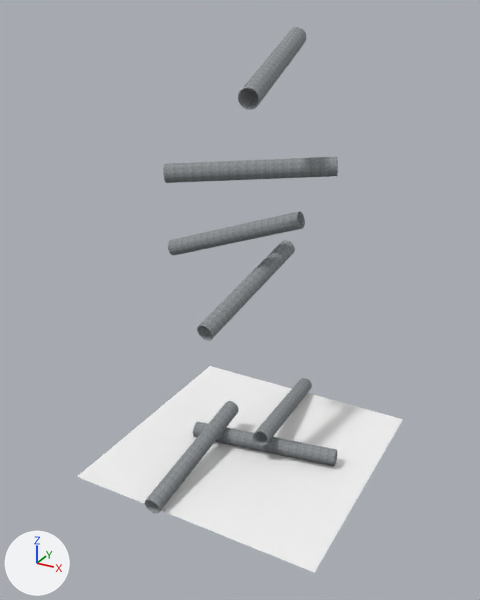
What one commit did to the glTF model nordstream3-exp.glb.
Both versions are drawn from a camera (50 mm lens) standing at (15.8, -34.7, 33.4) and looking at (-5.8, 4.6, 13.8). Every picture has the same lights, and +X, +Y and +Z are marked at lower left. Both versions are drawn at frame 119 of the action 'Action.001'; the numbers are the values there.

Objects in the first picture: 'Plane', 'ring beton.001', 'ring beton.002', 'ring beton.003', 'ring beton.004', 'ring beton.005', 'ring beton.006', 'ring beton.007'.
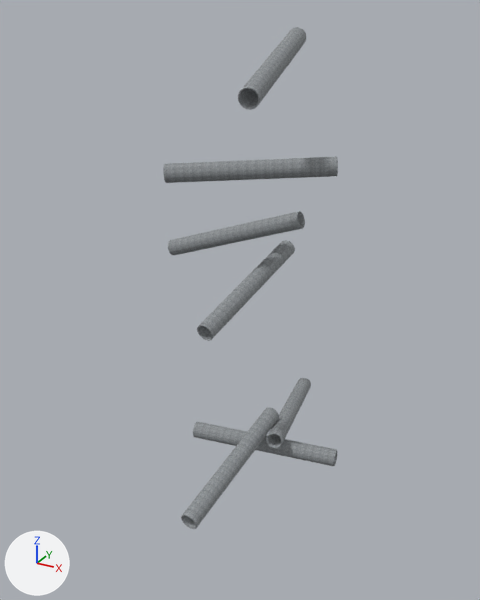
Pixel boxes [x1, y1, x2, y2] of what changed, in the pictures (480 x 600 px):
'Plane', deleted: before [77, 366, 403, 573]
'ring beton.002', moved, turned: before [145, 401, 239, 513]; after [181, 407, 279, 529]
'ring beton.001', moved, turned: before [253, 378, 312, 446]; after [266, 378, 311, 449]

Diff of the bpy script that builds the scene:
```diff
--- a/nordstream3-exp.glb.py
+++ b/nordstream3-exp.glb.py
@@ ob_plane @@
-ob_plane = bpy.data.objects.new('Plane', me_plane)
-ob_plane.location = (-5.56, 6.02, 0.0)
-ob_plane.scale = (10.0, 10.0, 6.04)
@@ ob_ring_beton_001 @@
 ob_ring_beton_001 = bpy.data.objects.new('ring beton.001', me_circle_001)
-ob_ring_beton_001.location = (-4.53, 10.41, 1.44)
-ob_ring_beton_001.rotation_euler = (1.344, 0.924, -0.0757)  # degrees (77, 53, -4.3)
+ob_ring_beton_001.location = (-4.03, 10.55, 1.47)
+ob_ring_beton_001.rotation_euler = (1.773, 2.313, 0.36)  # degrees (102, 133, 21)
@@ ob_ring_beton_002 @@
 ob_ring_beton_002 = bpy.data.objects.new('ring beton.002', me_circle_001)
-ob_ring_beton_002.location = (-8.03, 1.44, 1.43)
-ob_ring_beton_002.rotation_euler = (2.116, 1.299, 0.536)  # degrees (121, 74, 31)
+ob_ring_beton_002.location = (-4.48, 1.27, 1.82)
+ob_ring_beton_002.rotation_euler = (0.82, -1.863, 0.677)  # degrees (47, -107, 39)
```
